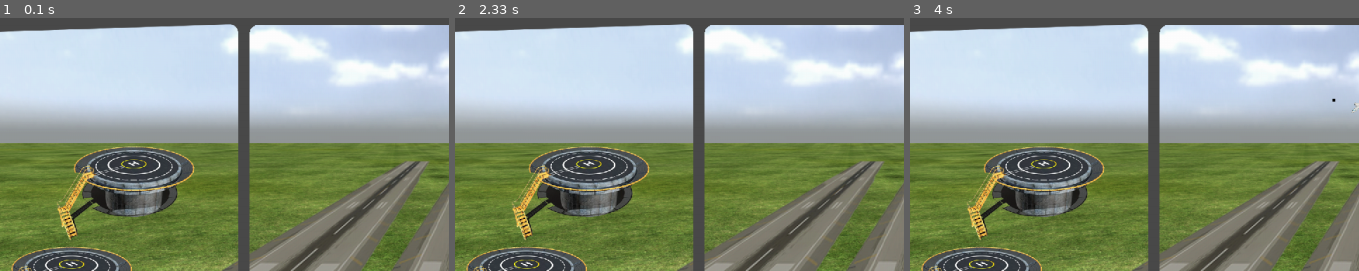
Above: before the commit, frames 1-3 (left to right).
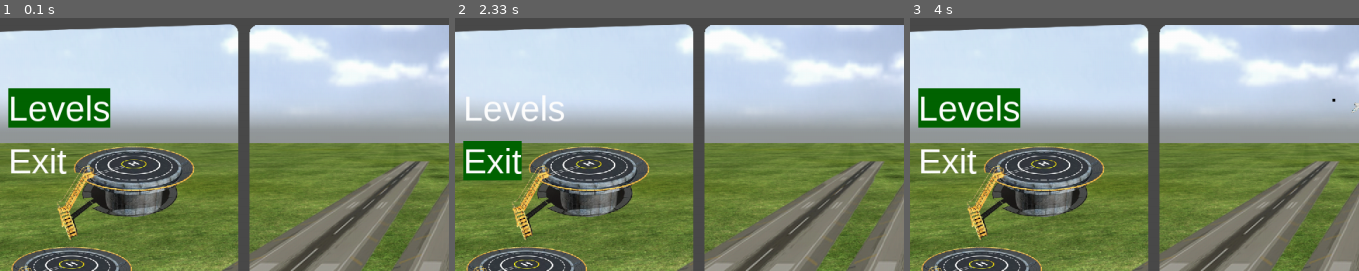
Above: after the commit, the same moments.

Repository: Calrission/AirportDispatcherPygame
Game: pygame game, started from main.py
The game is run twice, just before and just after one commit, with the same random seed, the same clock (stepped at 60 frames per second) and the same inputs.
Inputs:
- Up to frame 1 (0.1 s): no input
- Up to frame 2 (2.33 s): type "ann" at 0.33 s; tap Enter at 0.67 s; hold Space 0.88-1.35 s; hold W 0.88-1.35 s; hold W 1.43-1.9 s; hold S 1.98-2.28 s; hold W from 2.32 s (still down)
- Up to frame 3 (4 s): release W at 2.68 s; hold S 2.72-3.08 s; hold W 3.12-3.42 s; hold S 3.45-3.75 s; hold W from 3.78 s (still down)
The pictures show only the part of the screen within x 7-57%, y 0-50%; the shares and areas given below are measured in that part.

The runs differ from the first frame. In frame 1, 4.1% of the frame differs, in the area x 1-25%, y 27-62%; in frame 2, 2.8%; in frame 3, 4.1%.

Commit message:
coonect fall to timer and create menu (w, s, space)

Diff:
--- a/AircraftController.py
+++ b/AircraftController.py
@@ -17,6 +17,11 @@
 
     def remove_aircraft(self, aircraft: FlyTransport):
         self.aircrafts.remove(aircraft)
+
+    def get_aicraft(self, ID: str):
+        for i in self.aircrafts:
+            if i.ID == ID:
+                return i
 
     def landing(self, aircraft: FlyTransport, runWay: chr):
         if aircraft not in self.aircrafts:
--- a/Animation/PlaneAnimationFall.py
+++ b/Animation/PlaneAnimationFall.py
@@ -14,6 +14,11 @@
             self.sprite.current_img = pygame.Surface((4, 4))
             self.sprite.current_img.fill('black')
             self.sprite.move(1280 - self.sprite.current_img.get_size()[0] - 80, 10)
+        if self.frame == 5 * fps:
+            self.sprite.size = [40, 40]
+            self.sprite.x = self.sprite.x - self.sprite.size[0] // 2
+            self.sprite.y = self.sprite.y - self.sprite.size[1]
+            self.sprite.current_img = pygame.transform.scale(self.sprite.sprites[2][0], self.sprite.size)
 
         if self.frame <= fps * 2:
             self.sprite.x += self.velocity[0]
@@ -30,10 +35,9 @@
             self.sprite.y += self.velocity[1]
             self.velocity[1] += 0.015
 
-        if self.frame == fps * 5:
+
+        if self.frame == 9 * fps:
             self.is_play = False
-
-            self.sprite.size = [40, 40]
-            self.sprite.x = self.sprite.x - self.sprite.size[0] // 2
-            self.sprite.y = self.sprite.y - self.sprite.size[1]
+            self.frame = 0
+            self.sprite.size = [0 ,0]
             self.sprite.current_img = pygame.transform.scale(self.sprite.sprites[2][0], self.sprite.size)
--- a/Sprites/FlyTransport.py
+++ b/Sprites/FlyTransport.py
@@ -3,13 +3,14 @@
 
 
 class FlyTransport(Transport):
-    def __init__(self, x: int, y: int, images: list, size=[0, 0], fuel=100, rateFuel=50, mass=10, landTime=10,
+    def __init__(self, x: int, y: int, images: list, ID:str, size=[0, 0], fuel=100, rateFuel=50, mass=10, landTime=10,
                  takeOffTime=10):
         super().__init__(x, y, images, size, fuel, rateFuel, mass)
         self.landTime = landTime
         self.takeOffTime = takeOffTime
         self.animation: MultiSpriteAnimation = None
         self.velocity = [0, 0]
+        self.ID = ID
 
     def landing(self, strip: chr):
         pass
--- /dev/null
+++ b/Sprites/Menu/Menu.py
@@ -0,0 +1,35 @@
+import pygame.font
+
+
+class Menu:
+    def __init__(self):
+        self._option_surfaces = []
+        self._callbacks = []
+        self._current_option = 0
+
+    def append_option(self, option, callback):
+        self._option_surfaces.append(pygame.font.SysFont('arial', 50).render(option, True, (255, 255, 255)))
+        self._callbacks.append(callback)
+
+    def switch(self, direction):
+        self._current_option = max(0, min(self._current_option + direction, len(self._option_surfaces) - 1))
+
+    def select(self):
+        self._callbacks[self._current_option]()
+
+    def draw(self, surf, x, y, option_padding):
+        for i, option in enumerate(self._option_surfaces):
+            rect = option.get_rect()
+            rect.topleft = (x, y + i * option_padding)
+            if i == self._current_option:
+                pygame.draw.rect(surf, (0, 100, 0), rect)
+            surf.blit(option, rect)
+
+    def parse_event(self, e):
+        if e.type == pygame.KEYDOWN:
+            if e.key == pygame.K_w:
+                self.switch(-1)
+            elif e.key == pygame.K_s:
+                self.switch(1)
+            elif e.key == pygame.K_SPACE:
+                self.select()
--- a/Sprites/Plane.py
+++ b/Sprites/Plane.py
@@ -21,6 +21,5 @@
 
     def __init__(self, x: int, y: int, images: list, ID:str, size=[0, 0], fuel=100, rateFuel=50, mass=10, landTime=10,
                  takeOffTime=10, capacity = 500):
-        super().__init__(x, y, images, size, fuel, rateFuel, mass, landTime, takeOffTime)
-        self.ID = ID
+        super().__init__(x, y, images, ID, size, fuel, rateFuel, mass, landTime, takeOffTime)
         self.capacity = capacity
--- a/Terminals/AircraftsTerminal.py
+++ b/Terminals/AircraftsTerminal.py
@@ -1,14 +1,16 @@
 from pygame import Surface
 from MultiLineText import MultiLineText
 from const import fps
+from AircraftController import AircraftController
 import sys
 
 
 class AircraftsTerminal:
-    def __init__(self, x, y, w, h):
+    def __init__(self, x, y, w, h, controller: AircraftController):
         self.__text_view = MultiLineText(x, y, w, h, color="green", size=16)
         self.aircrafts = []  # (text, elapsed_time)
         self.frame = 0
+        self.controller = controller
 
     def add_aircraft(self, aircraft: str, time: int):
         self.aircrafts.append([aircraft, time])
@@ -21,11 +23,14 @@
 
     def tick(self):
         if self.frame % fps == 0:
+            d = []
             for i in range(len(self.aircrafts)):
                 self.aircrafts[i][1] -= 1
                 if self.aircrafts[i][1] < 0:
-                    print('LOL') # Вызвать анимацию падения
-                    sys.exit(0)
+                    self.controller.fall(self.controller.get_aicraft(self.aircrafts[i][0].split()[0]))
+                    d.append(i)
+            for i in d:
+                del self.aircrafts[i]
             self.pr()
 
     def refresh(self, screen: Surface):
--- a/Terminals/TerminalController.py
+++ b/Terminals/TerminalController.py
@@ -5,11 +5,11 @@
 
 
 class TerminalController:
-    def __init__(self, smart_screen: SmartScreen):
+    def __init__(self, smart_screen: SmartScreen, aircontr):
         self.smart_screen = smart_screen
 
         self.input_terminal = CommandInputTerminal(24, 510, 590, 190)
-        self.output_terminal = AircraftsTerminal(665, 510, 590, 190)
+        self.output_terminal = AircraftsTerminal(665, 510, 590, 190, aircontr)
 
     def refresh(self):
         self.input_terminal.refresh(self.smart_screen.screen)
--- a/main.py
+++ b/main.py
@@ -10,6 +10,7 @@
 from Terminals.TerminalController import TerminalController
 from const import screen_width, screen_height, fps
 from Scenario.Scenario import Scenario
+from Sprites.Menu.Menu import Menu
 
 if __name__ == '__main__':
     pygame.init()
@@ -62,7 +63,15 @@
     #
     # scenario.load('test.scen')
 
-    terminalController = TerminalController(smart_screen)
+
+    menu = Menu()
+
+    menu.append_option('Levels', lambda: print('Открыть уровни'))
+    menu.append_option('Exit', lambda: pygame.quit())
+
+
+
+    terminalController = TerminalController(smart_screen, controller)
     commandExecutor = CommandExecutor(controller, terminalController.input_terminal.text_view)
     terminalController.input_terminal.command_detect = lambda command: commandExecutor.execute(command)
 
@@ -73,12 +82,14 @@
             if event.type == pygame.QUIT:
                 running = False
             terminalController.parse_event(event)
+            menu.parse_event(event)
 
         game_clock.tick()
         clock_sprite.change_time_pos(game_clock.hour, game_clock.minute)
         clock.tick(fps)
 
         smart_screen.refresh()
+        menu.draw(smart_screen.screen, 100, 100, 75)
 
         terminalController.refresh()
         terminalController.tick_scenario(scenario)
